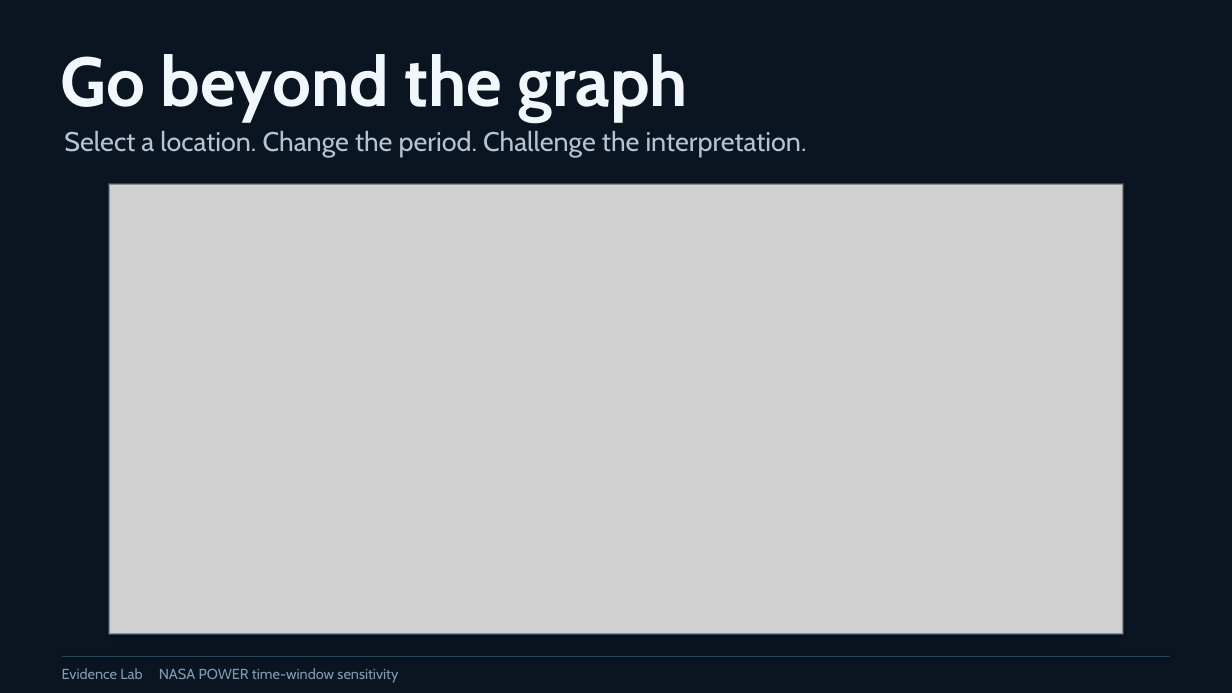
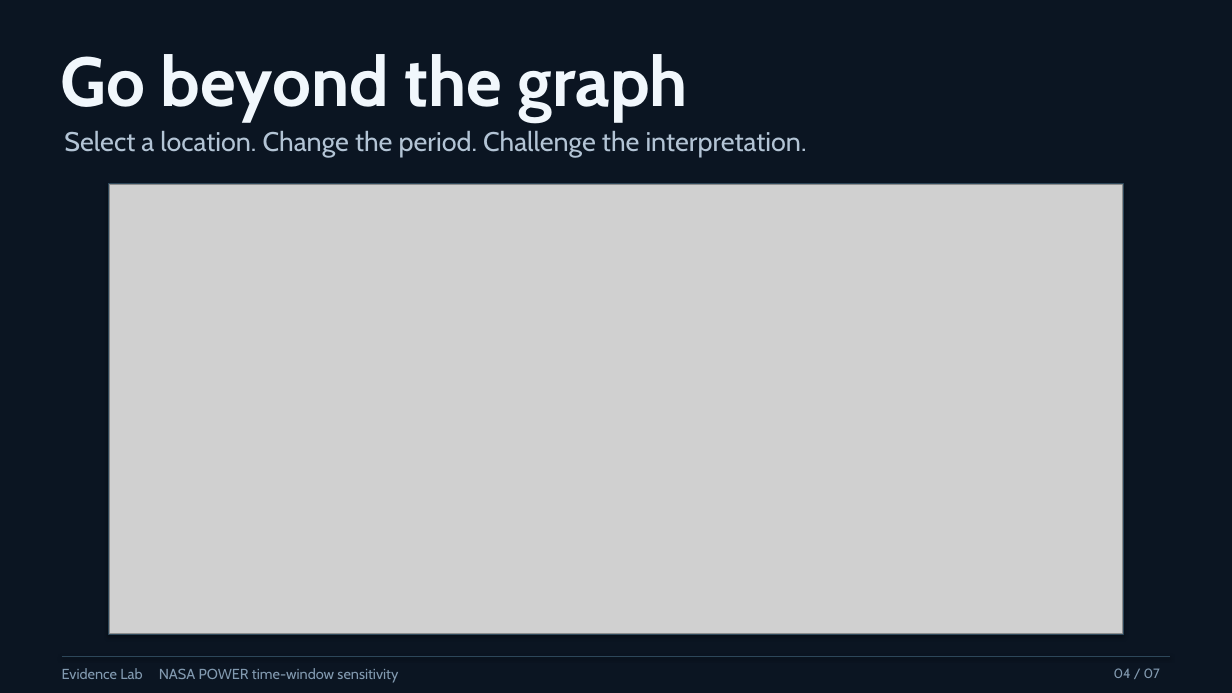
Before and after one commit to harisawan27/verdict-earth, a slide deck: slide 4 of submission/VERDICT_EARTH_DEMO.pptx. Drawn at 1232x693 pixels with LibreOffice and Linux fonts; fonts in the diff are those of the drawing; grey boxes stand for pictures. Boxes give left, top, right and bottom in pixels: in the first picture for what was removed or moved away, otherwise in the second. Text is boxed around its words. In the diff, an @@ line names an element or a change of style, - is before the commit and + after.

```diff
--- a/submission/VERDICT_EARTH_DEMO.pptx
+++ b/submission/VERDICT_EARTH_DEMO.pptx
@@ text added at [1114,668,1160,678], 10.5 pt, text #829AB0 @@
+04 / 07
```
Also in this commit, not shown: 5 other slides changed, 1 other file.
